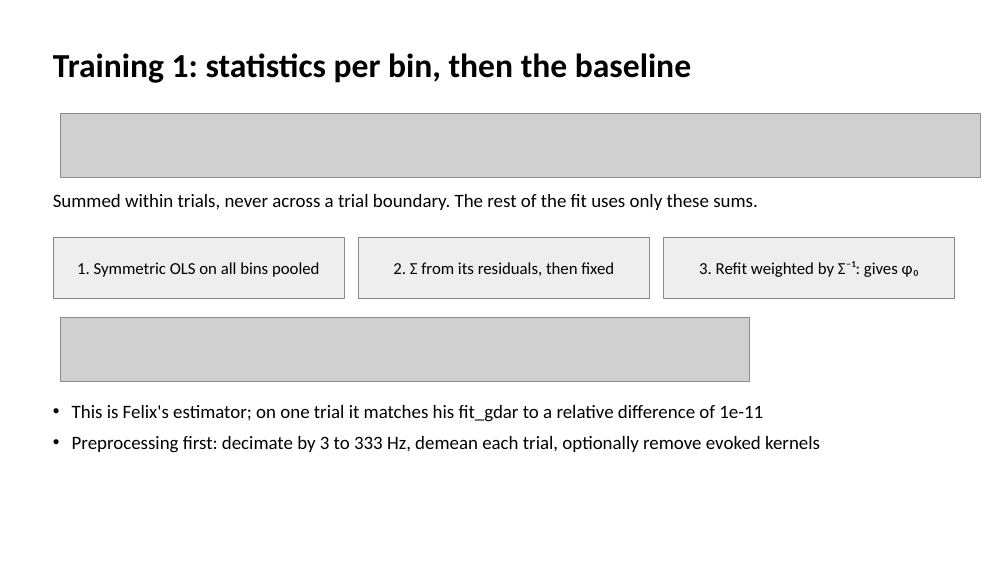
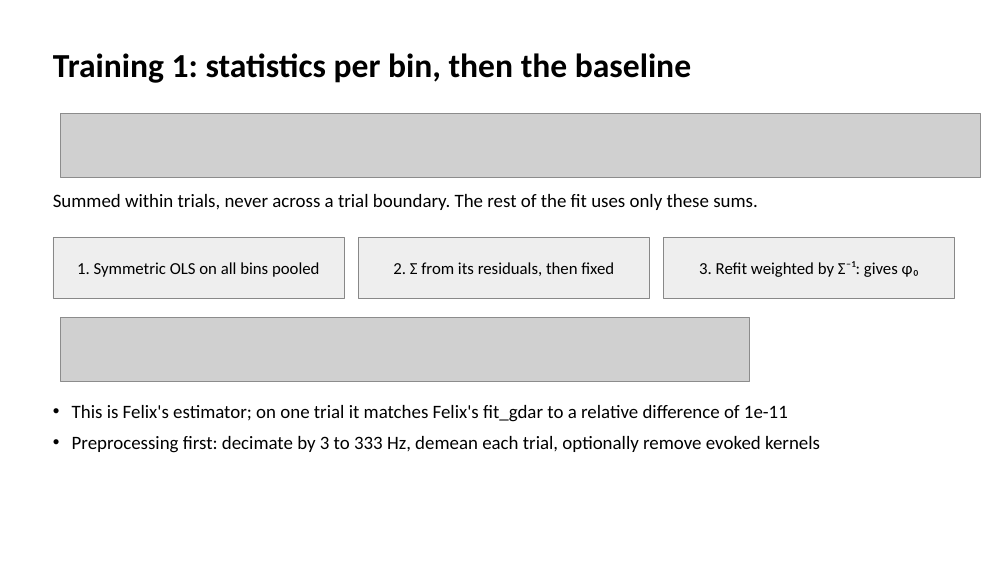
Before and after one commit to smartadi/tpgdar, a slide deck: slide 5 of GDAR-TP_model_training.pptx. Drawn at 1008x567 pixels with LibreOffice and Linux fonts; fonts in the diff are those of the drawing; grey boxes stand for pictures. Boxes give left, top, right and bottom in pixels: in the first picture for what was removed or moved away, otherwise in the second. Text is boxed around its words. In the diff, an @@ line names an element or a change of style, - is before the commit and + after.

```diff
--- a/GDAR-TP_model_training.pptx
+++ b/GDAR-TP_model_training.pptx
@@ text at (x1=72, y1=405, x2=788, y2=422): text changed @@
-• This is Felix's estimator; on one trial it matches his fit_gdar to a relative difference of 1e-11
+• This is Felix's estimator; on one trial it matches Felix's fit_gdar to a relative difference of 1e-11
```
Also in this commit, not shown: 1 other slide changed, 3 other files.
